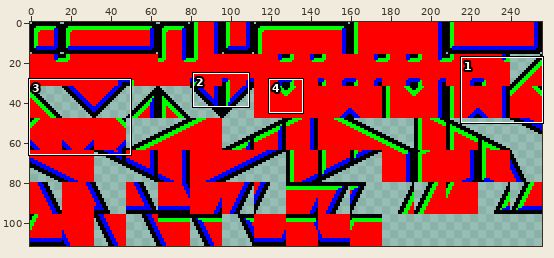
Pixel-art file -- Assets/Tilemap/Tiles.aseprite. Above: a wide view before the commit, with the close-up outlined.
Close-up. First the earlier version:
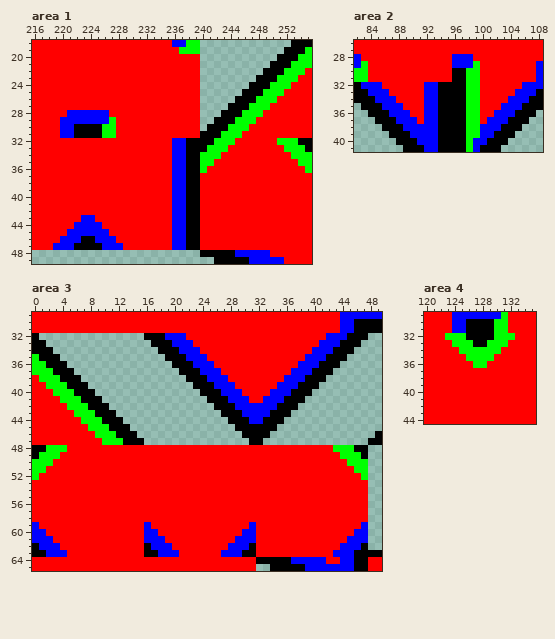
256x112 pixels, 1 frame. Shown: area 1: x 216..255, y 18..49; area 2: x 82..108, y 26..41; area 3: x 0..49, y 29..65; area 4: x 120..135, y 29..44. The commit also changed other parts of the picture, which this record leaves out.
Once edited:
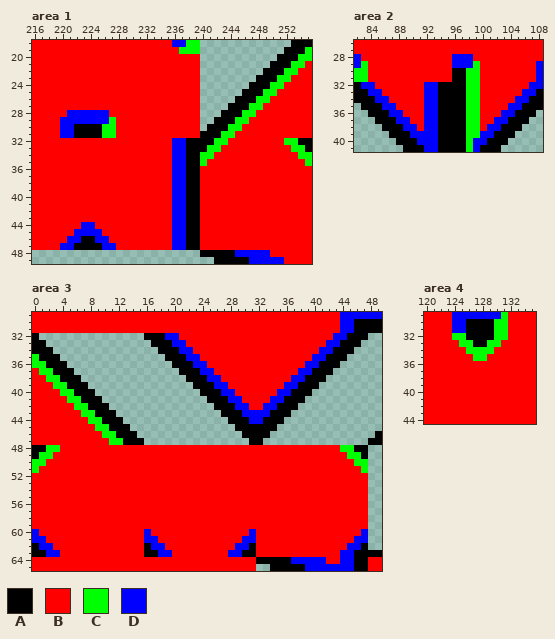
Palette (. is transparent): A #000000  B #ff0000  C #00ff00  D #0000ff
Diff:
--- area 1
@@ x 238..255 @@
 20 BB...........AAACC
-21 BB..........AAACCC
-22 BB.........AAACCCB
-23 BB........AAACCCBB
-24 BB.......AAACCCBBB
-25 BB......AAACCCBBBB
-26 BB.....AAACCCBBBBB
-27 BB....AAACCCBBBBBB
-28 BB...AAACCCBBBBBBB
-29 BB..AAACCCBBBBBBBB
-30 BB.AAACCCBBBBBBBBB
-31 BBAAACCCBBBBBBBBBB
-32 AAAACCCBBBBBBCCCAA
-33 AAACCCBBBBBBBBCCCA
-34 AACCCBBBBBBBBBBCCC
-35 AACCBBBBBBBBBBBBCC
-36 AACBBBBBBBBBBBBBBC
+21 BB..........AAACCB
+22 BB.........AAACCBB
+23 BB........AAACCBBB
+24 BB.......AAACCBBBB
+25 BB......AAACCBBBBB
+26 BB.....AAACCBBBBBB
+27 BB....AAACCBBBBBBB
+28 BB...AAACCBBBBBBBB
+29 BB..AAACCBBBBBBBBB
+30 BB.AAACCBBBBBBBBBB
+31 BBAAACCBBBBBBBBBBB
+32 AAAACCBBBBBBBBCCAA
+33 AAACCBBBBBBBBBBCCA
+34 AACCBBBBBBBBBBBBCC
+35 AACBBBBBBBBBBBBBBC
+36 AABBBBBBBBBBBBBBBB
 37 AABBBBBBBBBBBBBBBB
@@ x 217..230 @@
 42 BBBBBBBBBBBBBB
-43 BBBBBBDDBBBBBB
-44 BBBBBDDDDBBBBB
-45 BBBBDDDDDDBBBB
-46 BBBDDDAADDDBBB
-47 BBDDDAAAADDDBB
+43 BBBBBBBBBBBBBB
+44 BBBBBBDDBBBBBB
+45 BBBBBDDDDBBBBB
+46 BBBBDDAADDBBBB
+47 BBBDDAAAADDBBB
 48 ..............
--- area 2
@@ x 82..108 @@
 31 CCBBBBBBBBBBBBAACCBBBBBBBBD
-32 ADDDBBBBBBDDAAAACCBBBBBBDDD
-33 AADDDBBBBBDDAAAACCBBBBBDDDA
-34 AAADDDBBBBDDAAAACCBBBBDDDAA
-35 .AAADDDBBBDDAAAACCBBBDDDAAA
-36 ..AAADDDBBDDAAAACCBBDDDAAA.
-37 ...AAADDDBDDAAAACCBDDDAAA..
-38 ....AAADDDDDAAAACCDDDAAA...
+32 ADDBBBBBBBDDAAAACCBBBBBBBDD
+33 AADDBBBBBBDDAAAACCBBBBBBDDA
+34 AAADDBBBBBDDAAAACCBBBBBDDAA
+35 .AAADDBBBBDDAAAACCBBBBDDAAA
+36 ..AAADDBBBDDAAAACCBBBDDAAA.
+37 ...AAADDBBDDAAAACCBBDDAAA..
+38 ....AAADDBDDAAAACCBDDAAA...
 39 .....AAADDDDAAAACCDDAAA....
--- area 3
@@ x 0..49 @@
 31 BBBBBBBBBBBBBBBBBBBBBBBBBBBBBBBBBBBBBBBBBBBBDDAAAA
-32 A...............AAADDDBBBBBBBBBBBBBBBBBBBBDDDAAA..
-33 AA...............AAADDDBBBBBBBBBBBBBBBBBBDDDAAA...
-34 AAA...............AAADDDBBBBBBBBBBBBBBBBDDDAAA....
-35 CAAA...............AAADDDBBBBBBBBBBBBBBDDDAAA.....
-36 CCAAA...............AAADDDBBBBBBBBBBBBDDDAAA......
-37 CCCAAA...............AAADDDBBBBBBBBBBDDDAAA.......
-38 BCCCAAA...............AAADDDBBBBBBBBDDDAAA........
-39 BBCCCAAA...............AAADDDBBBBBBDDDAAA.........
-40 BBBCCCAAA...............AAADDDBBBBDDDAAA..........
-41 BBBBCCCAAA...............AAADDDBBDDDAAA...........
-42 BBBBBCCCAAA...............AAADDDDDDAAA............
-43 BBBBBBCCCAAA...............AAADDDDAAA.............
-44 BBBBBBBCCCAAA...............AAADDAAA..............
-45 BBBBBBBBCCCAAA...............AAAAAA...............
-46 BBBBBBBBBCCCAAA...............AAAA...............A
-47 BBBBBBBBBBCCCAAA...............AA...............AA
-48 AACCCBBBBBBBBBBBBBBBBBBBBBBBBBBBBBBBBBBBBBBCCCAA..
-49 ACCCBBBBBBBBBBBBBBBBBBBBBBBBBBBBBBBBBBBBBBBBCCCA..
-50 CCCBBBBBBBBBBBBBBBBBBBBBBBBBBBBBBBBBBBBBBBBBBCCC..
-51 CCBBBBBBBBBBBBBBBBBBBBBBBBBBBBBBBBBBBBBBBBBBBBCC..
-52 CBBBBBBBBBBBBBBBBBBBBBBBBBBBBBBBBBBBBBBBBBBBBBBC..
+32 A...............AAADDBBBBBBBBBBBBBBBBBBBBBBDDAAA..
+33 AA...............AAADDBBBBBBBBBBBBBBBBBBBBDDAAA...
+34 AAA...............AAADDBBBBBBBBBBBBBBBBBBDDAAA....
+35 CAAA...............AAADDBBBBBBBBBBBBBBBBDDAAA.....
+36 CCAAA...............AAADDBBBBBBBBBBBBBBDDAAA......
+37 BCCAAA...............AAADDBBBBBBBBBBBBDDAAA.......
+38 BBCCAAA...............AAADDBBBBBBBBBBDDAAA........
+39 BBBCCAAA...............AAADDBBBBBBBBDDAAA.........
+40 BBBBCCAAA...............AAADDBBBBBBDDAAA..........
+41 BBBBBCCAAA...............AAADDBBBBDDAAA...........
+42 BBBBBBCCAAA...............AAADDBBDDAAA............
+43 BBBBBBBCCAAA...............AAADDDDAAA.............
+44 BBBBBBBBCCAAA...............AAADDAAA..............
+45 BBBBBBBBBCCAAA...............AAAAAA...............
+46 BBBBBBBBBBCCAAA...............AAAA...............A
+47 BBBBBBBBBBBCCAAA...............AA...............AA
+48 AACCBBBBBBBBBBBBBBBBBBBBBBBBBBBBBBBBBBBBBBBBCCAA..
+49 ACCBBBBBBBBBBBBBBBBBBBBBBBBBBBBBBBBBBBBBBBBBBCCA..
+50 CCBBBBBBBBBBBBBBBBBBBBBBBBBBBBBBBBBBBBBBBBBBBBCC..
+51 CBBBBBBBBBBBBBBBBBBBBBBBBBBBBBBBBBBBBBBBBBBBBBBC..
+52 BBBBBBBBBBBBBBBBBBBBBBBBBBBBBBBBBBBBBBBBBBBBBBBB..
 53 BBBBBBBBBBBBBBBBBBBBBBBBBBBBBBBBBBBBBBBBBBBBBBBB..
@@ x 0..49 @@
 58 BBBBBBBBBBBBBBBBBBBBBBBBBBBBBBBBBBBBBBBBBBBBBBBB..
-59 DBBBBBBBBBBBBBBBDBBBBBBBBBBBBBBDBBBBBBBBBBBBBBBD..
-60 DDBBBBBBBBBBBBBBDDBBBBBBBBBBBBDDBBBBBBBBBBBBBBDD..
-61 DDDBBBBBBBBBBBBBDDDBBBBBBBBBBDDDBBBBBBBBBBBBBDDD..
-62 ADDDBBBBBBBBBBBBADDDBBBBBBBBDDDABBBBBBBBBBBBDDDA..
-63 AADDDBBBBBBBBBBBAADDDBBBBBBDDDAABBBBBBBBBBBDDDAAAA
+59 BBBBBBBBBBBBBBBBBBBBBBBBBBBBBBBBBBBBBBBBBBBBBBBB..
+60 DBBBBBBBBBBBBBBBDBBBBBBBBBBBBBBDBBBBBBBBBBBBBBBD..
+61 DDBBBBBBBBBBBBBBDDBBBBBBBBBBBBDDBBBBBBBBBBBBBBDD..
+62 ADDBBBBBBBBBBBBBADDBBBBBBBBBBDDABBBBBBBBBBBBBDDA..
+63 AADDBBBBBBBBBBBBAADDBBBBBBBBDDAABBBBBBBBBBBBDDAAAA
 64 BBBBBBBBBBBBBBBBBBBBBBBBBBBBBBBBAAAAADDDDDBBDDAABB
--- area 4
@@ x 120..135 @@
 31 BBBBDDAAAACCBBBB
-32 BBBCCCAAAACCCBBB
-33 BBBBCCCAACCCBBBB
-34 BBBBBCCCCCCBBBBB
-35 BBBBBBCCCCBBBBBB
-36 BBBBBBBCCBBBBBBB
+32 BBBBCCAAAACCBBBB
+33 BBBBBCCAACCBBBBB
+34 BBBBBBCCCCBBBBBB
+35 BBBBBBBCCBBBBBBB
+36 BBBBBBBBBBBBBBBB
 37 BBBBBBBBBBBBBBBB
